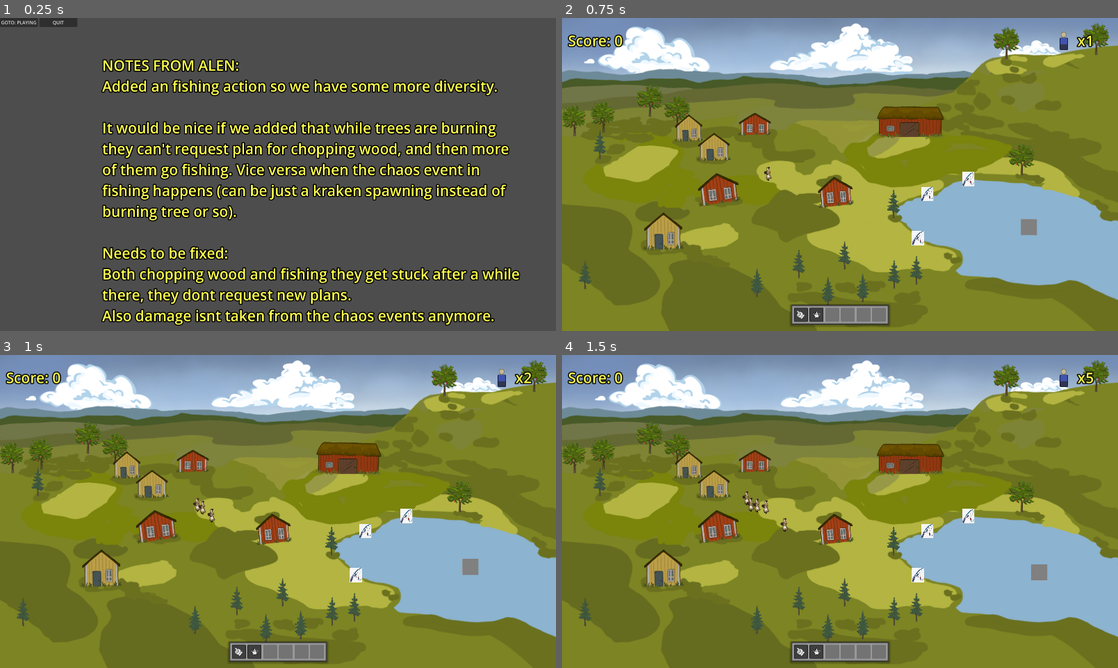
Above: before the commit, frames 1-4 (two rows, left to right).
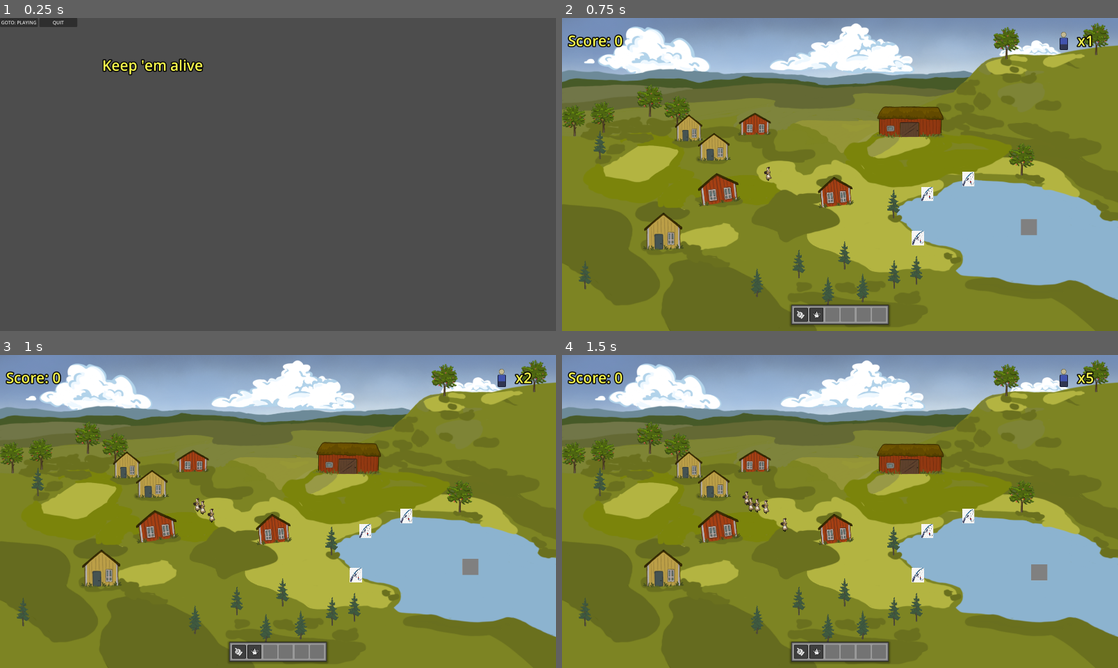
Above: after the commit, the same moments.

Repository: arget4me/cosyville
Game: Godot game, scene res://Scenes/main_scene.tscn
Same seed, same stepped clock (60 frames per second), same inputs: the game is played once before the commit and once after it.
Inputs (mouse positions are in pixels of both pictures, inside the frame that each line leads up to):
- Up to frame 1 (0.25 s): no input
- Up to frame 2 (0.75 s): click "GOTO: PLAYING" at 0.5 s
- Up to frame 3 (1 s): no input
- Up to frame 4 (1.5 s): move the mouse to (756, 621) at 1.27 s; press the mouse at (756, 621) at 1.28 s; hold Right (ui_right) from 1.28 s (still down)

The runs differ from the first frame. In frame 1, 18% of the frame differs, in the area x 18-94%, y 12-99%; in frame 2, nothing differs; in frame 3, nothing differs; in frame 4, nothing differs.

Commit message:
Update start_ui.tscn

Diff:
--- a/Scenes/UI/start_ui.tscn
+++ b/Scenes/UI/start_ui.tscn
@@ -31,15 +31,7 @@
 offset_right = 1828.0
 offset_bottom = 922.0
 theme = ExtResource("2_kof4l")
-text = "NOTES FROM ALEN:
-Added an fishing action so we have some more diversity.
-
-It would be nice if we added that while trees are burning they can't request plan for chopping wood, and then more of them go fishing. Vice versa when the chaos event in fishing happens (can be just a kraken spawning instead of burning tree or so).
-
-Needs to be fixed:
-Both chopping wood and fishing they get stuck after a while there, they dont request new plans.
-Also damage isnt taken from the chaos events anymore.
-"
+text = "Keep 'em alive"
 autowrap_mode = 2
 
 [connection signal="pressed" from="QuitButton" to="GotoStateButton" method="_on_goto_state_button_2_pressed"]
Not shown: 1 places in Scenes/UI/start_ui.tscn that only renumber resources
